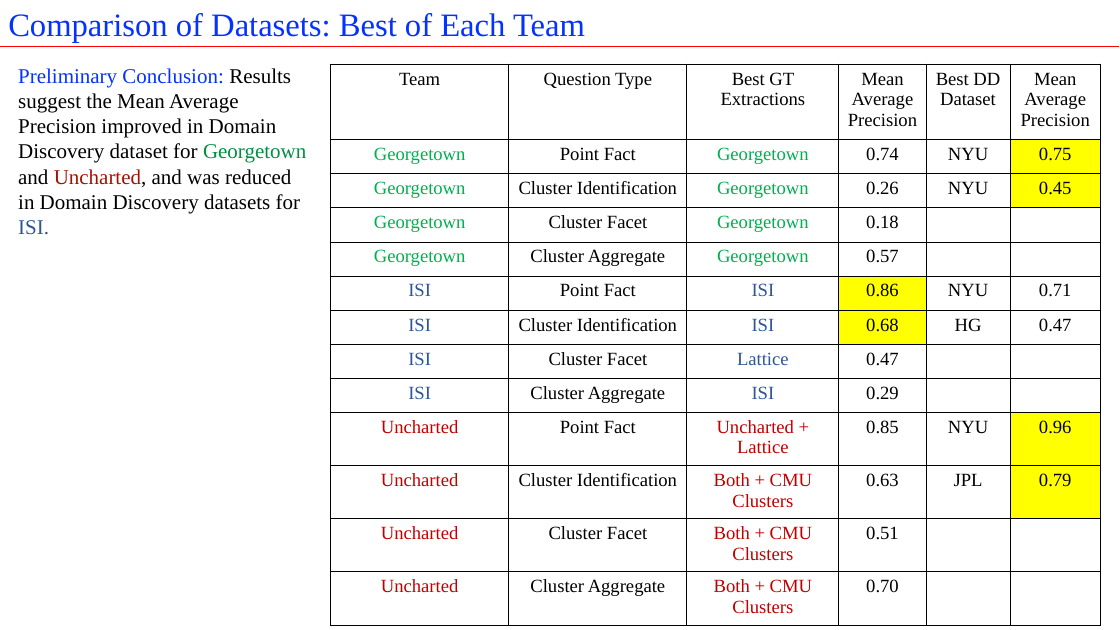
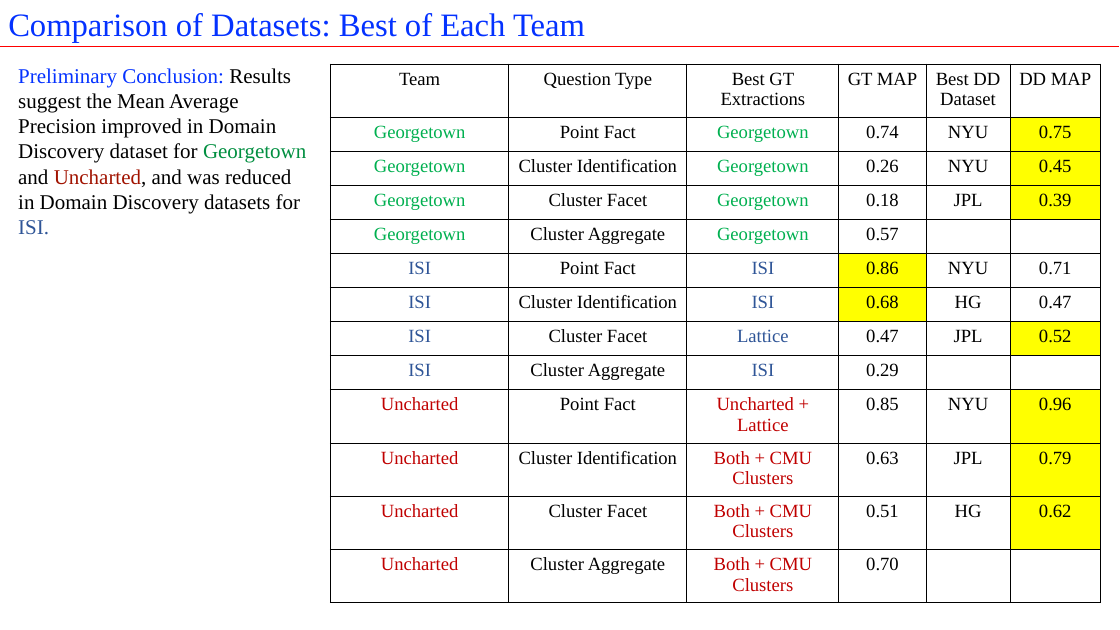
Before and after one commit to istresearch/qpr-fall-2016-eval, a slide deck: slide 58 of reporting/Fall_2016_QPR_Post_Hoc.pptx. Drawn at 1120x630 pixels with LibreOffice and Linux fonts; fonts in the diff are those of the drawing. Boxes give left, top, right and bottom in pixels: in the first picture for what was removed or moved away, otherwise in the second. Text is boxed around its words. In the diff, an @@ line names an element or a change of style, - is before the commit and + after.

```diff
--- a/reporting/Fall_2016_QPR_Post_Hoc.pptx
+++ b/reporting/Fall_2016_QPR_Post_Hoc.pptx
@@ table at [330, 64, 1101, 602] @@
-row 1, column 4: Mean Average Precision
+row 1, column 4: GT MAP
-row 1, column 6: Mean Average Precision
+row 1, column 6: DD MAP
-row 4, column 5: 
+row 4, column 5: JPL
-row 4, column 6: 
+row 4, column 6: 0.39
-row 8, column 5: 
+row 8, column 5: JPL
-row 8, column 6: 
+row 8, column 6: 0.52
-row 12, column 5: 
+row 12, column 5: HG
-row 12, column 6: 
+row 12, column 6: 0.62
```
Also in this commit, not shown: 6 other slides changed, 12 other files.
